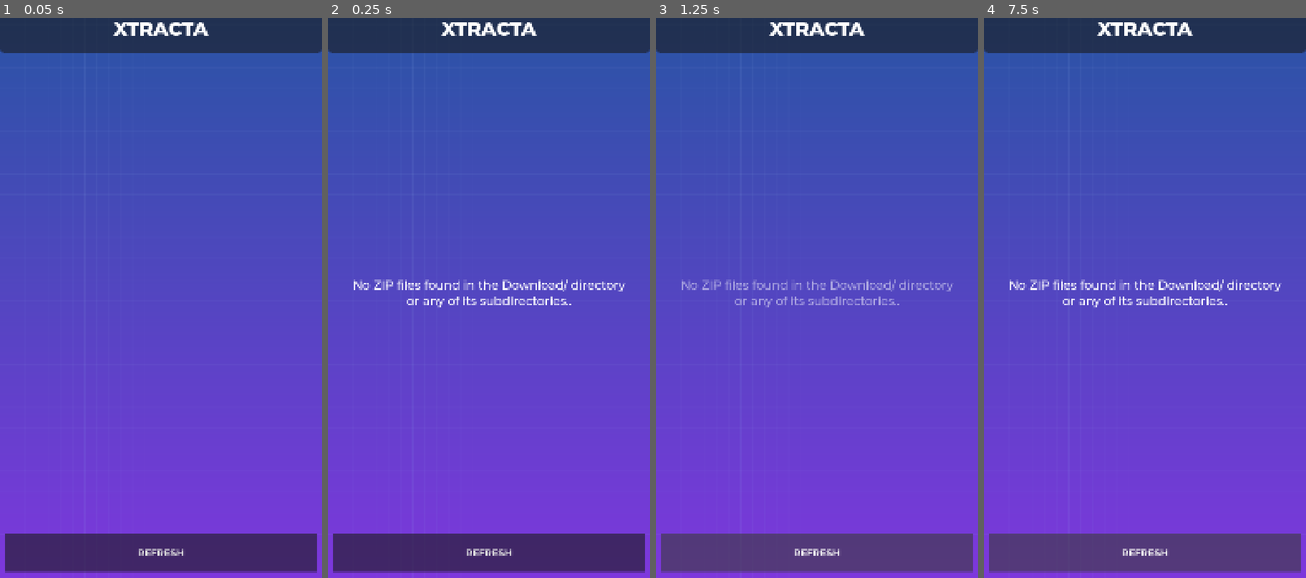
Above: before the commit, frames 1-4 (left to right).
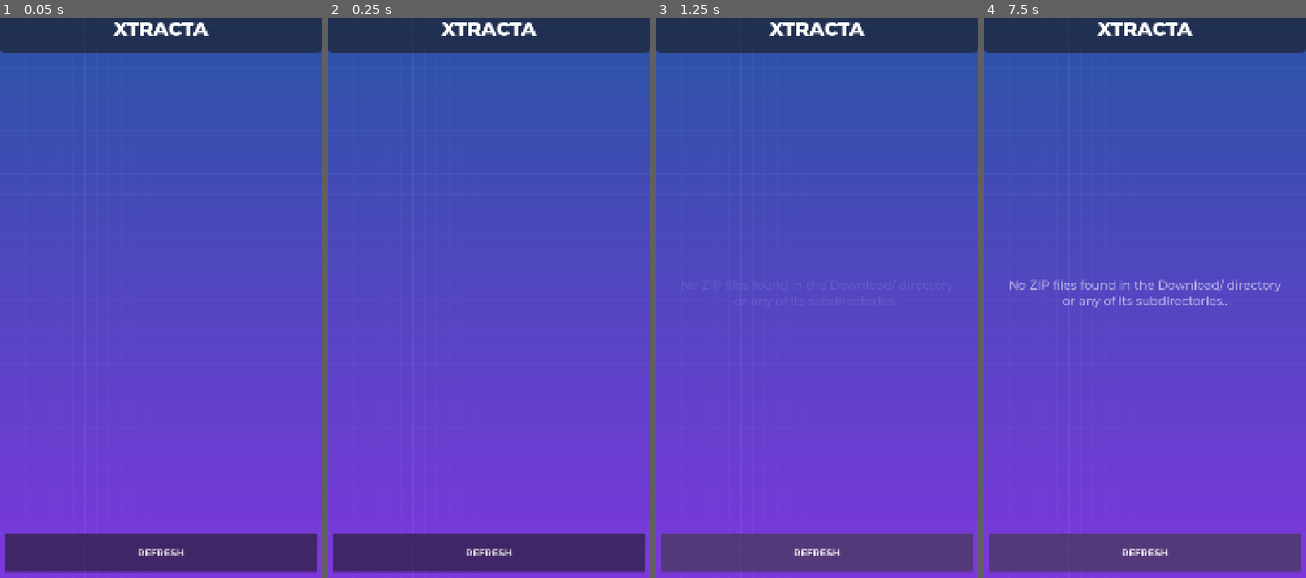
Above: after the commit, the same moments.

Repository: noor-shalaby/xtracta
Game: Godot game, scene res://src/app.tscn
The game is run twice, just before and just after one commit, with the same random seed, the same clock (stepped at 60 frames per second) and the same inputs.
Inputs:
- Up to frame 1 (0.05 s): no input
- Up to frame 2 (0.25 s): no input
- Up to frame 3 (1.25 s): click "REFRESH" at 0.5 s
- Up to frame 4 (7.5 s): click "REFRESH" at 1.25 s; click "REFRESH" at 2 s; tap Enter at 2.75, 4.25, 5.75 s; tap Space at 3.5, 5, 6.5 s

Frame 1 is identical in both runs. In frame 2, 1.1% of the frame differs, in the area x 8-93%, y 46-52%; in frame 3, 0.8%; in frame 4, 0.8%.

Commit message:
add: error message for when no the app does not have the required permissions to access external storage

Diff:
--- a/src/app.gd
+++ b/src/app.gd
@@ -5,7 +5,9 @@
 
 # UI References
 @onready var file_list_container: VBoxContainer = %FileListContainer
-@onready var msg_label: Label = %MessageLabel
+@onready var dialog: VBoxContainer = %Dialog
+@onready var dialog_label: Label = %DialogLabel
+@onready var dialog_button: Buttona = %DialogButton
 
 # The path to the Download folder on any OS
 var download_path: String = OS.get_system_dir(OS.SYSTEM_DIR_DOWNLOADS) + "/"
@@ -26,11 +28,12 @@
 	await get_tree().create_timer(0.2).timeout
 	scan_dir(download_path)
 	if file_list_container.get_child_count() == 0:
-		show_msg_label()
+		await show_dialog("No ZIP files found in the Download/ directory
+		or any of its subdirectories..")
 
 func clear_list() -> void:
-	if msg_label.visible:
-		await hide_msg_label()
+	if dialog.visible:
+		await hide_dialog()
 
 	for child: FileButton in file_list_container.get_children():
 		@warning_ignore("missing_await")
@@ -55,19 +58,36 @@
 
 			file_name = dir.get_next()
 	else:
-		request_android_permissions()
+		if OS.get_name() == "Android":
+			@warning_ignore("missing_await")
+			show_dialog("Xtracta needs 'All Files Access' to find
+			and extract ZIP files in your Download folder.
+			Please enable it in the next screen.",
+			"Open Settings")
+			request_android_permissions()
 
 
-func show_msg_label(dur: float = 0.5) -> void:
-	msg_label.show()
+func show_dialog(msg: String = "No ZIP files found..", button_text: String = "", dur: float = 0.5) -> void:
+	if dialog_label.visible:
+		await hide_dialog()
+
+	if button_text:
+		dialog_button.text = button_text
+		dialog_button.show()
+	else:
+		dialog_button.hide()
+
+	dialog_label.text = msg
+
+	dialog.show()
 	var tween: Tween = create_tween()
-	tween.tween_property(msg_label, "modulate:a", 1.0, dur)
+	tween.tween_property(dialog, "modulate:a", 1.0, dur)
 
-func hide_msg_label(dur: float = 0.2) -> void:
+func hide_dialog(dur: float = 0.2) -> void:
 	var tween: Tween = create_tween()
-	tween.tween_property(msg_label, "modulate:a", 0.0, dur)
+	tween.tween_property(dialog, "modulate:a", 0.0, dur)
 	await tween.finished
-	msg_label.hide()
+	dialog.hide()
 
 
 func _add_file_to_ui(path: String) -> void:
@@ -162,3 +182,7 @@
 func _on_refresh_button_pressed() -> void:
 	@warning_ignore("missing_await")
 	refresh_list()
+
+
+func _on_dialog_button_pressed() -> void:
+	OS.shell_open("package:" + OS.get_unique_id())
--- a/src/app.tscn
+++ b/src/app.tscn
@@ -5,6 +5,7 @@
 [ext_resource type="Texture2D" uid="uid://dojqom42x5hwu" path="res://assets/background.png" id="2_o6we8"]
 [ext_resource type="FontFile" uid="uid://ck3o7rpr3plk6" path="res://assets/Montserrat-Bold.ttf" id="4_7unma"]
 [ext_resource type="FontFile" uid="uid://c42biue181eeu" path="res://assets/Montserrat-Medium.ttf" id="4_cbbum"]
+[ext_resource type="Script" uid="uid://dg4ibkdu56w6g" path="res://src/buttona.gd" id="6_5nldp"]
 
 [sub_resource type="StyleBoxFlat" id="StyleBoxFlat_twjmp"]
 content_margin_left = 0.0
@@ -77,17 +78,36 @@
 size_flags_vertical = 3
 theme_override_constants/separation = 16
 
-[node name="MessageLabel" type="Label" parent="VBoxContainer/MarginContainer" unique_id=1353657027]
+[node name="Dialog" type="VBoxContainer" parent="VBoxContainer/MarginContainer" unique_id=1360839801]
 unique_name_in_owner = true
 visible = false
 layout_mode = 2
 size_flags_horizontal = 4
+size_flags_vertical = 4
+theme_override_constants/separation = 48
+
+[node name="DialogLabel" type="Label" parent="VBoxContainer/MarginContainer/Dialog" unique_id=1353657027]
+unique_name_in_owner = true
+layout_mode = 2
+size_flags_horizontal = 4
 theme_override_fonts/font = ExtResource("4_cbbum")
 theme_override_font_sizes/font_size = 40
-text = "No ZIP files found in the Download/ directory
-or any of its subdirectories.."
+text = "Xtracta needs 'All Files Access' to find
+and extract ZIP files in your Download folder.
+Please enable it in the next screen."
 horizontal_alignment = 1
 vertical_alignment = 1
+
+[node name="DialogButton" type="Button" parent="VBoxContainer/MarginContainer/Dialog" unique_id=656281712]
+unique_name_in_owner = true
+custom_minimum_size = Vector2(512, 96)
+layout_mode = 2
+size_flags_horizontal = 4
+size_flags_vertical = 4
+theme_override_fonts/font = ExtResource("4_7unma")
+theme_override_font_sizes/font_size = 32
+text = "Open Settings"
+script = ExtResource("6_5nldp")
 
 [node name="RefreshButton" type="Button" parent="VBoxContainer" unique_id=618630018]
 custom_minimum_size = Vector2(1048, 128)
@@ -102,4 +122,5 @@
 custom_minimum_size = Vector2(0, 16)
 layout_mode = 2
 
+[connection signal="pressed" from="VBoxContainer/MarginContainer/Dialog/DialogButton" to="." method="_on_dialog_button_pressed"]
 [connection signal="pressed" from="VBoxContainer/RefreshButton" to="." method="_on_refresh_button_pressed"]
